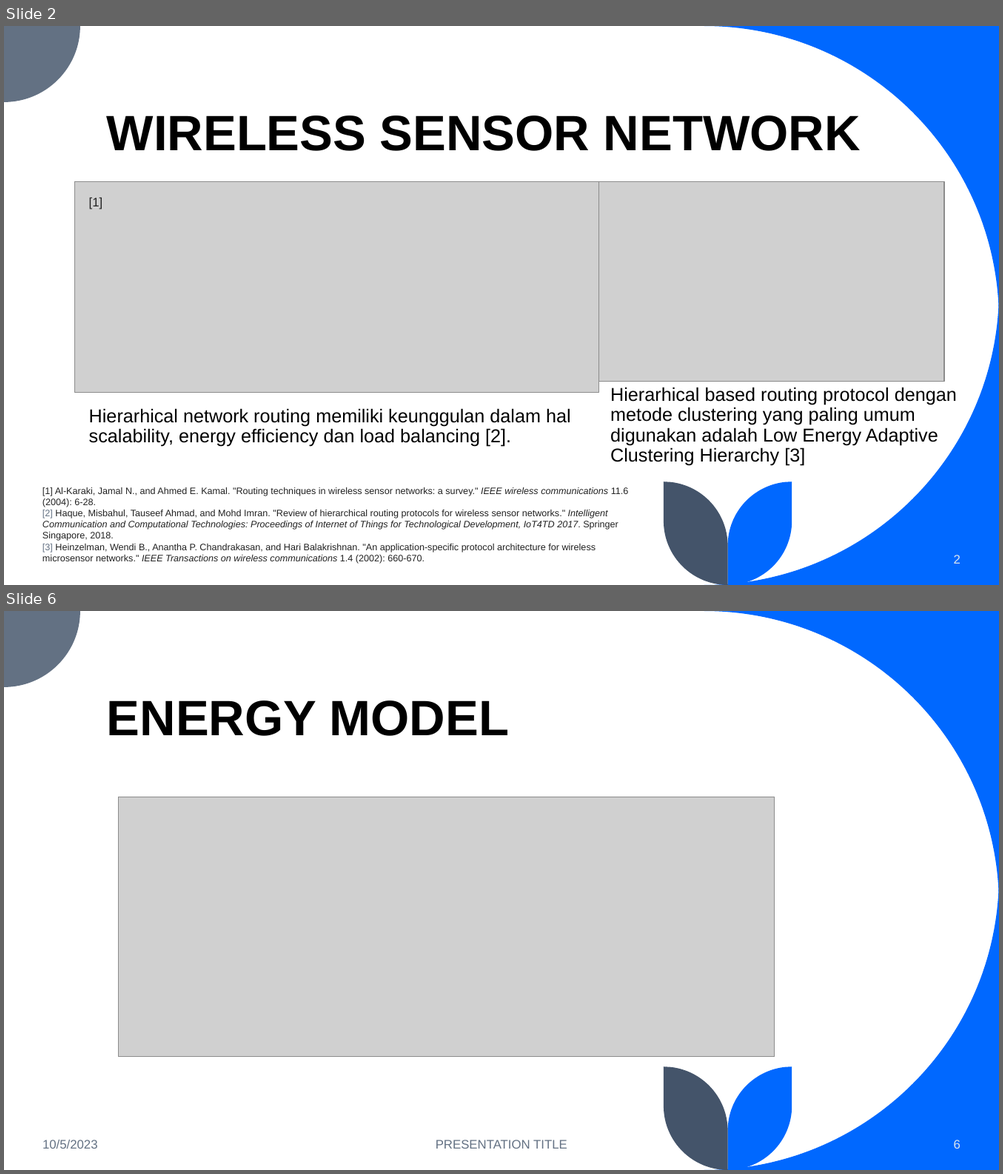
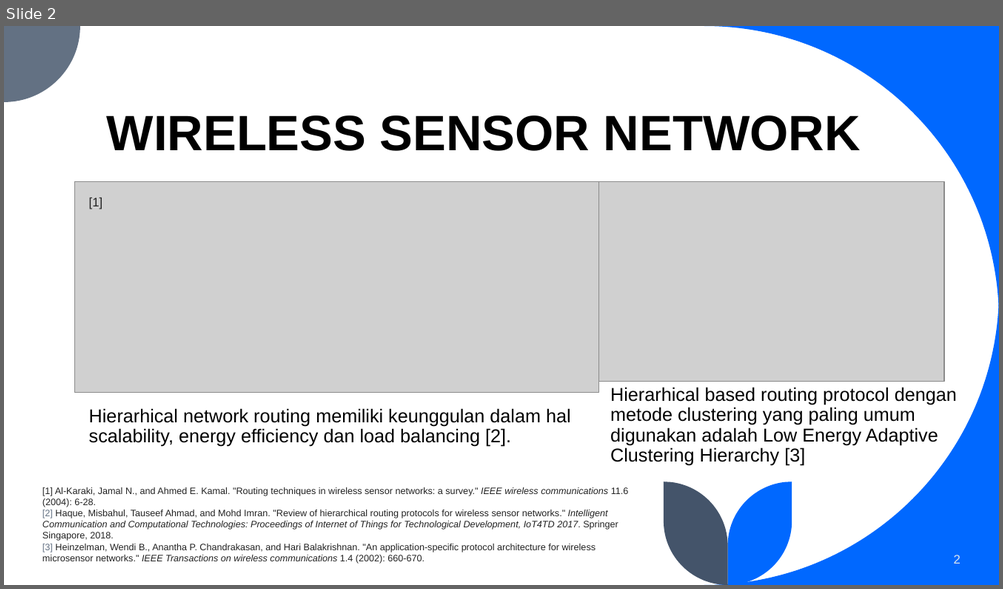
Before and after one commit to BiggusMaximus/Multi-Hop-Q-Learning-LEACH, a slide deck: bimbingan/Bimbingan 1.pptx. Shown one above the other, each under a label of ours: slides 2 and 6 before the commit, slide 2 after it; the slides between them are not shown. The pictures are 1003x1174 and 1003x589 pixels, drawn with LibreOffice and Linux fonts; fonts in the diff are those of the drawing; grey boxes stand for pictures. Boxes give left, top, right and bottom in pixels: in the first picture for what was removed or moved away, otherwise in the second. Text is boxed around its words. In the diff, an @@ line names an element or a change of style, - is before the commit and + after.

```diff
--- a/bimbingan/Bimbingan 1.pptx
+++ b/bimbingan/Bimbingan 1.pptx
@@ slide 6 removed at (x1=4, y1=611, x2=999, y2=1170), background #FFFFFF; not listed: 5 template elements that a slide beside it also shows @@
@@ title removed at (x1=107, y1=701, x2=509, y2=736) @@
-ENERGY MODEL
@@ picture removed at (x1=118, y1=797, x2=774, y2=1057) @@
@@ text removed at (x1=42, y1=1140, x2=98, y2=1149) @@
-10/5/2023
@@ text removed at (x1=435, y1=1140, x2=567, y2=1149) @@
-PRESENTATION TITLE
@@ page number removed at (x1=953, y1=1140, x2=960, y2=1149) @@
-6
```
Also in this commit, not shown: 4 slides changed, 4 slides added, 1 other slide removed, 52 other files.
